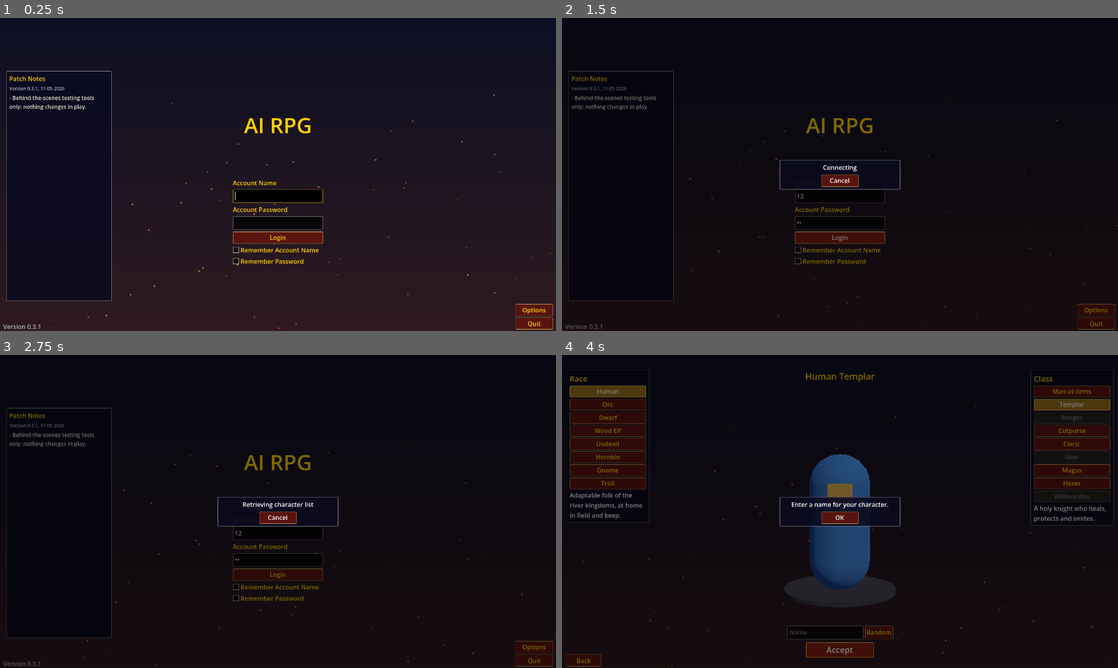
Above: before the commit, frames 1-4 (two rows, left to right).
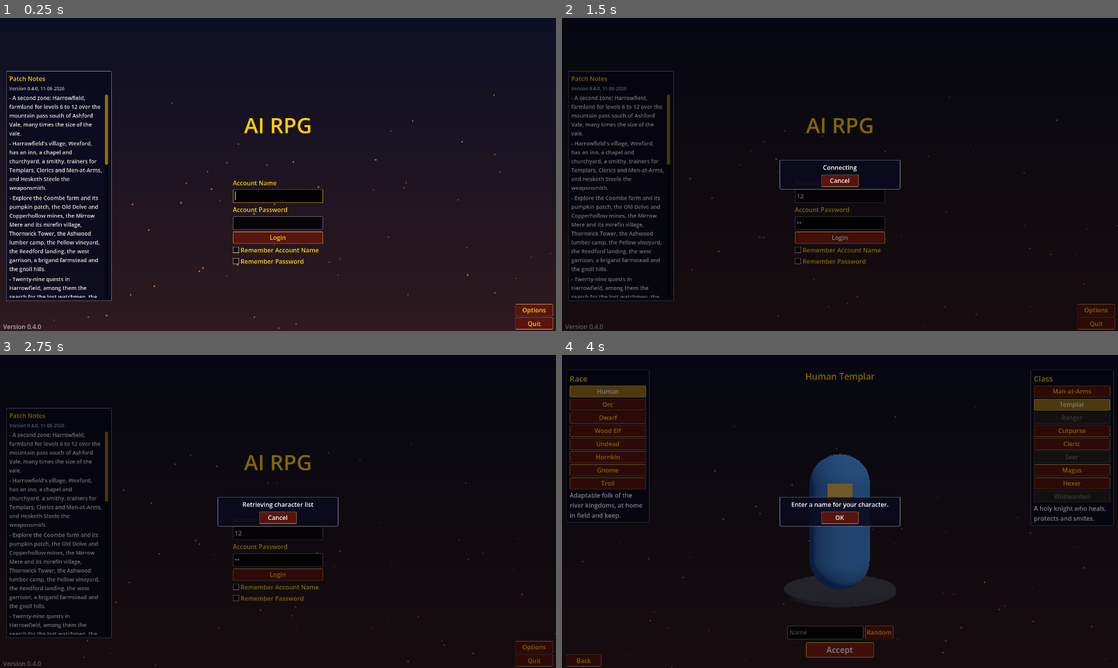
Above: after the commit, the same moments.

Repository: BountieHuntre/ai-rpg
Game: Godot game, scene res://scenes/front_end/front_end.tscn
The game is run twice, just before and just after one commit, with the same random seed, the same clock (stepped at 60 frames per second) and the same inputs.
Inputs (mouse positions are in pixels of both pictures, inside the frame that each line leads up to):
- Up to frame 1 (0.25 s): no input
- Up to frame 2 (1.5 s): click (840, 196) at 0.52 s; type "12" at 0.6 s; click (840, 221) at 0.75 s; type "12" at 0.83 s; click "Login" at 1.25 s
- Up to frame 3 (2.75 s): click "Remember Account Name" at 2 s
- Up to frame 4 (4 s): click "Remember Password" at 2.75 s; click "Accept" at 3.5 s

The runs differ from the first frame. In frame 1, 2.5% of the frame differs, in the area x 1-20%, y 22-100%; in frame 2, 2.1%; in frame 3, 2.1%; in frame 4, nothing differs.

Commit message:
0.4.0: Harrowfield, the world map and menu buttons
Co-Authored-By: Claude Opus 5.5 <noreply@anthropic.com>

Diff:
--- a/data/patch_notes.json
+++ b/data/patch_notes.json
@@ -1,4 +1,24 @@
 [
+	{
+		"version": "0.4.0",
+		"date": "11-06-2026",
+		"notes": [
+			"A second zone: Harrowfield, farmland for levels 6 to 12 over the mountain pass south of Ashford Vale, many times the size of the vale.",
+			"Harrowfield's village, Wexford, has an inn, a chapel and churchyard, a smithy, trainers for Templars, Clerics and Men-at-Arms, and Hesketh Steele the weaponsmith.",
+			"Explore the Coombe farm and its pumpkin patch, the Old Delve and Copperhollow mines, the Mirrow Mere and its mirefin village, Thornwick Tower, the Ashwood lumber camp, the Pellow vineyard, the Reedford landing, the west garrison, a brigand farmstead and the gnoll hills.",
+			"Twenty-nine quests in Harrowfield, among them the search for the lost watchmen, the hunt for the Collector, and Grunmaw.",
+			"New kinds of quest: explore a place, gather things lying in the world such as Bundles of Wood, and start a quest from an item you find. Some quests begin and end at things rather than people.",
+			"New creatures: mirefins, flintback boars, prowlers, young forest bears, Ditchjaw gnolls, brigand cutthroats and hedge-mages, and more. Spiders' bites poison, and gnoll outriders strike twice.",
+			"Godric Vane, the Weapon Master by the priory, teaches weapon skills.",
+			"A world map: press M to see your zone, your party and where you stand, or pick the whole world.",
+			"Menu buttons beside the action bar for Character Info, Spellbook, Talents, Quest Log, Socials, World Map and the Main Menu.",
+			"Playerbots travel between zones through the pass and quest in Harrowfield too.",
+			"Whisper a playerbot about the item it's selling to get its price. Trades with a playerbot start with the item you talked about already in.",
+			"Buffs others cast on you and your party's playerbots are kept when you log out and back in.",
+			"The game runs smoothly with many more playerbots, and the Random Bots option now goes up to 400.",
+			"Tooltips fit their text, and near the bottom of the screen they appear above the cursor."
+		]
+	},
 	{
 		"version": "0.3.1",
 		"date": "11-05-2026",
--- a/project.godot
+++ b/project.godot
@@ -11,7 +11,7 @@
 [application]
 
 config/name="AI RPG"
-config/version="0.3.1"
+config/version="0.4.0"
 run/main_scene="res://scenes/front_end/front_end.tscn"
 config/features=PackedStringArray("4.6", "Forward Plus")
 config/icon="res://icon.svg"
